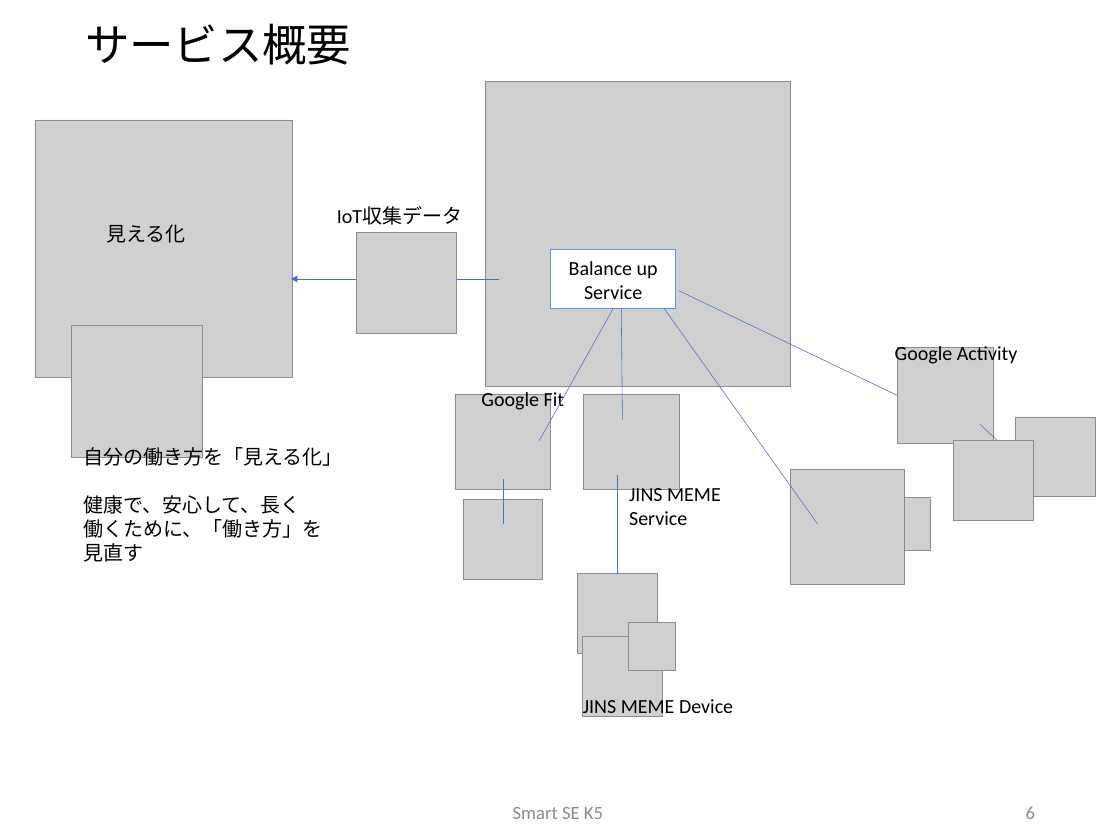
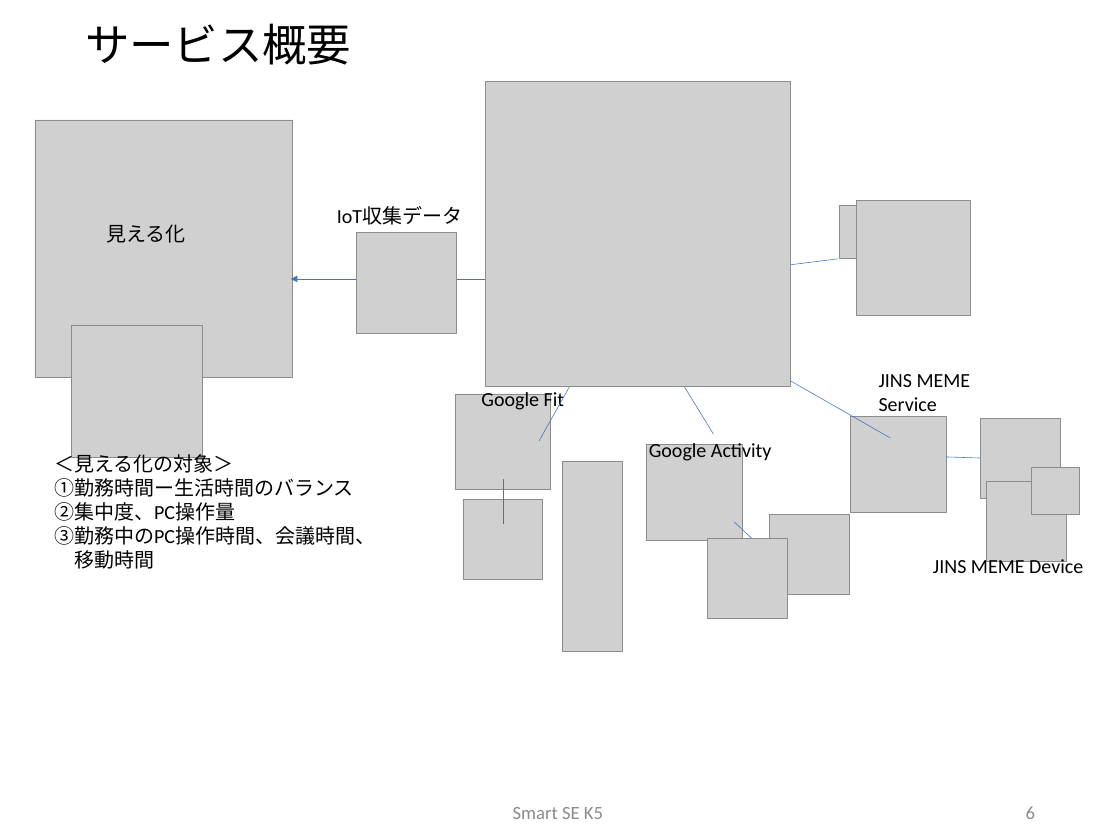
Before and after one commit to sakai-memoru/smartse19, a slide deck: slide 6 of _project_docs/SSE19_SPP_PROP.pptx. Drawn at 1120x840 pixels with LibreOffice and Linux fonts; fonts in the diff are those of the drawing; grey boxes stand for pictures; background and template pictures are left out. Boxes give left, top, right and bottom in pixels: in the first picture for what was removed or moved away, otherwise in the second. Text is boxed around its words. In the diff, an @@ line names an element or a change of style, - is before the commit and + after.

```diff
--- a/_project_docs/SSE19_SPP_PROP.pptx
+++ b/_project_docs/SSE19_SPP_PROP.pptx
@@ picture: place and size @@
-picture at box(878, 498, 931, 550)
+picture at box(839, 206, 892, 258)
@@ picture: place and size @@
-picture at box(790, 470, 905, 584)
+picture at box(857, 201, 971, 315)
@@ rectangle removed at box(551, 250, 676, 308) @@
-Balance up
-Service
@@ line added from (838, 259) to (676, 279), #4472C4 0.5 pt @@
@@ line moved from (622, 420) - (622, 309) to (714, 434) - (636, 309) @@
@@ line moved from (898, 395) - (679, 290) to (890, 438) - (664, 309) @@
@@ line removed from (818, 524) to (664, 309) @@
@@ text "JINS MEME": place and size @@
-text "JINS MEME" at box(629, 485, 721, 525)
+text "JINS MEME" at box(879, 374, 971, 411)
@@ picture: place and size @@
-picture at box(898, 347, 994, 443)
+picture at box(850, 417, 946, 513)
@@ picture: place and size @@
-picture at box(954, 441, 1034, 521)
+picture at box(981, 418, 1061, 498)
@@ text removed at box(83, 443, 342, 562) @@
-自分の働き方を「見える化」
-健康で、安心して、長く
-働くために、「働き方」を
-見直す
@@ text "Google Activity": place and size @@
-text "Google Activity" at box(895, 343, 1017, 365)
+text "Google Activity" at box(649, 441, 771, 463)
@@ picture: place and size @@
-picture at box(583, 394, 679, 490)
+picture at box(646, 444, 742, 540)
@@ text added at box(54, 451, 375, 569), 18 pt, text #000000 @@
+＜見える化の対象＞
+①勤務時間ー生活時間のバランス
+②集中度、PC操作量
+③勤務中のPC操作時間、会議時間、
+移動時間
@@ picture added at box(563, 461, 623, 651) @@
@@ line removed from (617, 574) to (617, 474) @@
@@ line moved from (1015, 457) - (980, 424) to (981, 458) - (946, 457) @@
@@ picture: place and size @@
-picture at box(628, 623, 675, 670)
+picture at box(1032, 467, 1079, 514)
@@ picture: place and size @@
-picture at box(582, 637, 662, 717)
+picture at box(986, 482, 1066, 562)
@@ picture: place and size @@
-picture at box(577, 574, 657, 654)
+picture at box(707, 538, 787, 618)
@@ line added from (769, 554) to (734, 522), #4472C4 0.5 pt @@
@@ picture: place and size @@
-picture at box(1015, 417, 1095, 497)
+picture at box(769, 514, 849, 594)
@@ text "JINS MEME Device" rewrapped from box(583, 696, 733, 718) to box(933, 556, 1083, 573) @@
```
Also in this commit, not shown: 9 other files.
